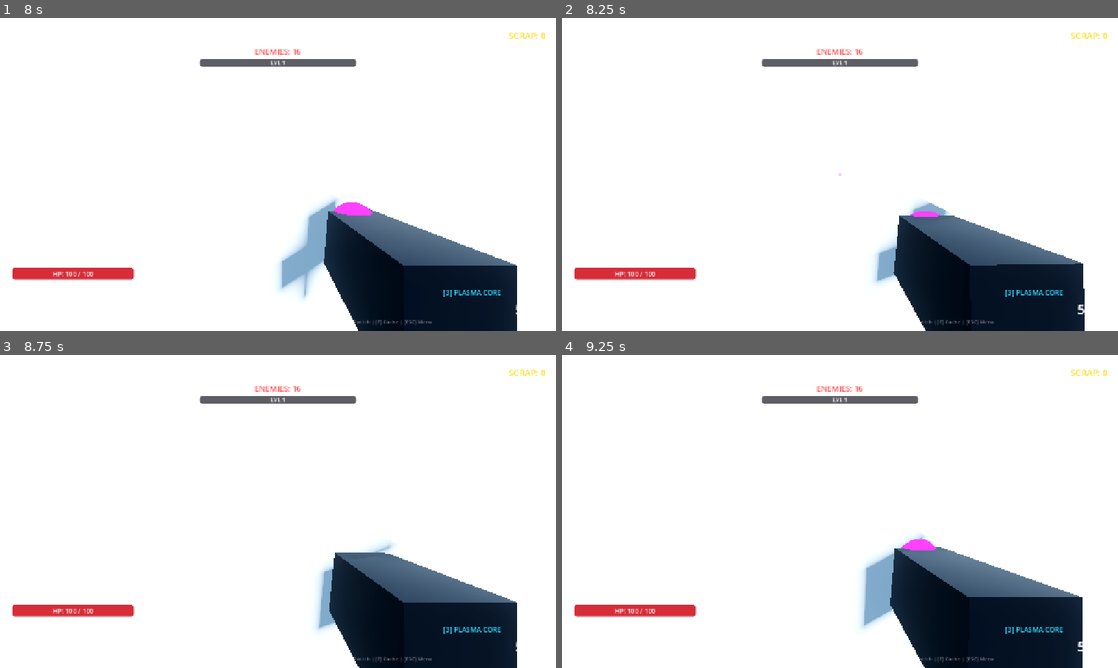
Above: before the commit, frames 1-4 (two rows, left to right).
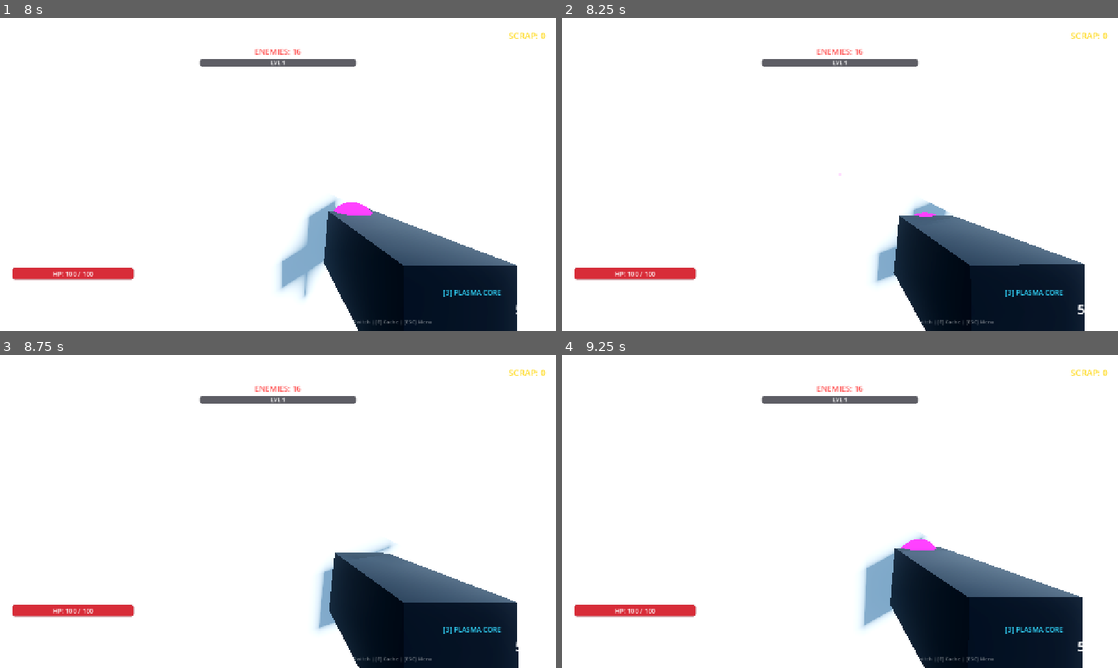
Above: after the commit, the same moments.

Repository: YuriSekaii/CyberHorde-FPS-Roguelike
Game: Godot game, scene res://scenes/main.tscn
Same seed, same stepped clock (60 frames per second), same inputs: the game is played once before the commit and once after it.
Inputs (mouse positions are in pixels of both pictures, inside the frame that each line leads up to):
- Up to frame 1 (8 s): click "🎮 SINGLE PLAYER (SOLO)" at 0.5 s; tap Enter at 1.25, 7.35 s; move the mouse to (305, 174) at 1.27 s; hold Right mouse button (aim) 1.28-2.03 s; hold W (move_forward) 1.28-6.53 s; click (305, 174) at 1.42 s; tap Space (jump) at 1.52, 1.82, 2.27, 2.57, 3.77, 4.07, 4.52, 4.82, 5.27, 5.57, 6.77, 7.07, 7.52, 7.82 s; move the mouse to (250, 174) at 2.02 s; tap E (interact) at 2.1 s; move the mouse to (289, 168) at 2.77 s; press the mouse at (289, 168) at 2.78 s; move the mouse to (272, 180) at 3.52 s; release the mouse at (272, 180) at 3.53 s; tap Shift (sprint) at 3.6 s; click (272, 180) at 3.67 s; move the mouse to (316, 177) at 4.27 s; hold F8 (toggle_dmg_numbers) 4.28-5.03 s; tap R (reload) at 4.9 s; move the mouse to (233, 171) at 5.02 s; tap 1 (weapon_1) at 5.1 s; move the mouse to (283, 174) at 5.77 s; hold 2 (weapon_2) 5.78-6.53 s; click (283, 174) at 5.92 s; move the mouse to (255, 168) at 6.52 s; hold D (move_right) 6.53-7.28 s; tap 3 (weapon_3) at 6.6 s; move the mouse to (305, 174) at 7.27 s; hold W (move_forward) from 7.28 s (still down)
- Up to frame 2 (8.25 s): keep holding W (move_forward); move the mouse to (812, 174) at 8.02 s; tap F at 8.1 s; click (812, 174) at 8.17 s
- Up to frame 3 (8.75 s): keep holding W (move_forward); tap Space (jump) at 8.27, 8.57 s
- Up to frame 4 (9.25 s): keep holding W (move_forward); move the mouse to (851, 505) at 8.77 s; tap M at 8.85 s

Frame 1 is identical in both runs. In frame 2, less than 0.1% of the frame differs, in the area x 49-94%, y 49-87%; in frame 3, less than 0.1%; in frame 4, nothing differs.

Commit message:
balance(weapons): adjust Plasma Core to 0.3 shots/sec cooldown excluding 0.18s charge

Diff:
--- a/scripts/player/drone.gd
+++ b/scripts/player/drone.gd
@@ -106,8 +106,8 @@
 		var enemy_aim_pos = target_enemy.global_position + Vector3(0, 0.7, 0)
 		look_at(enemy_aim_pos, Vector3.UP)
 
-		# Fires at 1/4 fire rate of its assigned weapon, scaled by Overclock Trigger (GameManager.fire_rate_mult)
-		var effective_cooldown = (cur_weapon.fire_rate * 4.0) / GameManager.fire_rate_mult
+		# Fires at assigned weapon fire rate (1/4 rate for rapid weapons, full 0.3 shot/s for heavy plasma), scaled by Overclock Trigger
+		var effective_cooldown = ((cur_weapon.fire_rate) if assigned_weapon_idx == 2 else (cur_weapon.fire_rate * 4.0)) / GameManager.fire_rate_mult
 		if fire_cooldown <= 0.0 and not is_reloading:
 			if current_ammo > 0:
 				fire_cooldown = effective_cooldown
--- a/scripts/player/player.gd
+++ b/scripts/player/player.gd
@@ -218,7 +218,7 @@
 	# Weapon 2: Plasma Launcher
 	var plasma = Weapon.new()
 	plasma.name = "Plasma Core"
-	plasma.fire_rate = 0.3
+	plasma.fire_rate = 1.0 / 0.3 # 0.3 shot/s cooldown (3.333s), not including charge
 	plasma.damage = 150.0
 	plasma.base_max_ammo = 5
 	plasma.max_ammo = 5
@@ -231,7 +231,7 @@
 	plasma.is_explosive = true
 	plasma.sound_name = "shoot_plasma"
 	plasma.base_crit_chance = 0.25
-	plasma.charge_time = 0.10
+	plasma.charge_time = 0.18
 	weapons.append(plasma)
 
 	_switch_weapon(0)
@@ -485,7 +485,7 @@
 	is_charging = true
 	charge_duration = w.charge_time / GameManager.fire_rate_mult
 	charge_timer = charge_duration
-	SoundManager.play("plasma_charge", 0.06, 2.0)
+	SoundManager.play("plasma_charge", 0.06, 1.0)
 	charge_changed.emit(0.0)
 
 func _cancel_charge() -> void:
@@ -500,7 +500,7 @@
 
 func _fire_active_weapon() -> void:
 	var w = weapons[active_weapon_idx]
-	var effective_cooldown = maxf(0.05, (w.fire_rate - w.charge_time) / GameManager.fire_rate_mult)
+	var effective_cooldown = maxf(0.05, w.fire_rate / GameManager.fire_rate_mult)
 	fire_cooldown = effective_cooldown
 	w.current_ammo -= 1
 	ammo_changed.emit(w.current_ammo, w.max_ammo, false)
Not shown, changed: README.md
